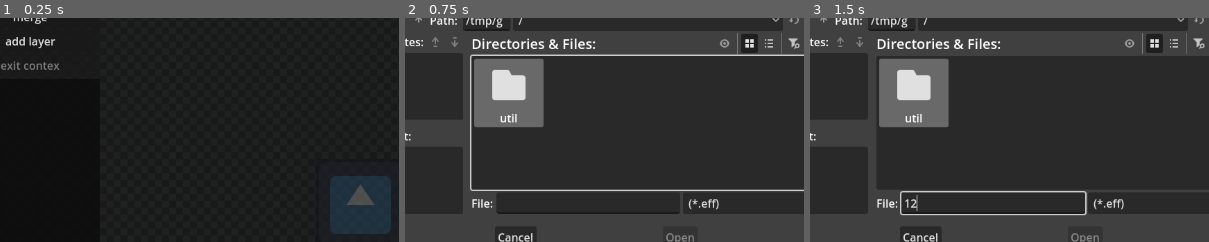
Above: before the commit, frames 1-3 (left to right).
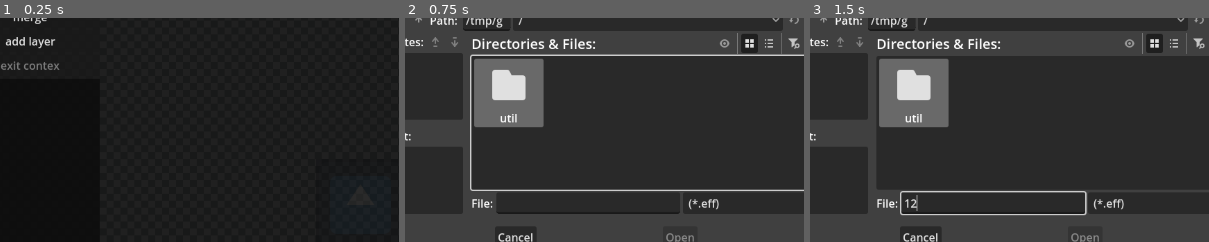
Above: after the commit, the same moments.

Repository: mable-yeah/effectinator
Game: Godot game, scene res://main.tscn
The game is run twice, just before and just after one commit, with the same random seed, the same clock (stepped at 60 frames per second) and the same inputs. The engine's default icon, where the game draws it, is replaced by a stand-in: a white triangle on a blue panel in a dark square.
Inputs (mouse positions are % of the whole screen's width and height, from its top left):
- Up to frame 1 (0.25 s): no input
- Up to frame 2 (0.75 s): click "load project" at 0.5 s
- Up to frame 3 (1.5 s): click (28, 50) at 1.27 s; type "12" at 1.35 s
The pictures show only the part of the screen within x 5-55%, y 9-59%; the shares and areas given below are measured in that part.

The runs differ from the first frame. In frame 1, 3.9% of the frame differs, in the area x 82-98%, y 70-97%; in frame 2, nothing differs; in frame 3, nothing differs.
Error in both runs: Cannot call method 'shader_create_from_spirv' on a null value. (res://util/alpha_fix.gd:9)

Commit message:
move some stuff around add //canvas_size
these changes fix shaders that do vertex stuff.
also added a dark slight transparency to the bg to show how big the actual canvas is.

blargh

Diff:
--- a/main.tscn
+++ b/main.tscn
@@ -17,25 +17,16 @@
 	texture = grid_texture
 "
 
-[sub_resource type="GDScript" id="GDScript_7mycd"]
-script/source = "extends CenterContainer
-
-func _process(_delta: float) -> void:
-	pivot_offset = size/2.0
+[sub_resource type="Shader" id="Shader_0xm2m"]
+code = "shader_type canvas_item;
+
+void fragment() {
+	COLOR = mix(COLOR,vec4(vec3(0.0),0.1),1.0 - COLOR.a);
+}
 "
 
-[sub_resource type="GDScript" id="GDScript_lquwl"]
-script/source = "extends SubViewportContainer
-
-
-func _process(_delta: float) -> void:
-	if %sprite.texture == null: return
-	var tex_size = %sprite.texture.get_size()
-	if size != tex_size:
-		size = tex_size
-		%SubViewport.size = tex_size
-	#pivot_offset = -size/2.0
-"
+[sub_resource type="ShaderMaterial" id="ShaderMaterial_lquwl"]
+shader = SubResource("Shader_0xm2m")
 
 [sub_resource type="ShaderMaterial" id="ShaderMaterial_h2yge"]
 
@@ -106,16 +97,17 @@
 	return (shader_utility.function_names + ['fragment','vertex']).has(p_keyword)
 
 func is_special(p_keyword:String) -> bool:
-	return ['include','COLOR','VERTEX','layer_name','UV','TEXTURE'].has(p_keyword)
+	return ['canvas_size','layer_name','include','COLOR','VERTEX','UV','TEXTURE'].has(p_keyword)
 
 func is_control_flow(p_keyword:String) -> bool:
 	return [\"break\",\"case\",\"continue\",\"default\",\"do\", \"else\",\"for\",\"if\",\"return\",\"switch\",\"while\"].has(p_keyword)
 
 var keyword_list =  [
 	'include',
+	'layer_name',
+	'canvas_size',
 	'COLOR',
 	'VERTEX',
-	'layer_name',
 	'UV',
 	'TEXTURE',
 
@@ -274,10 +266,11 @@
 
 [node name="TextureRect" type="TextureRect" parent="."]
 texture_repeat = 2
-layout_mode = 1
-anchors_preset = 15
-anchor_right = 1.0
-anchor_bottom = 1.0
+layout_mode = 0
+offset_left = 576.0
+offset_top = 324.0
+offset_right = 576.0
+offset_bottom = 324.0
 grow_horizontal = 2
 grow_vertical = 2
 mouse_filter = 2
@@ -292,13 +285,12 @@
 grow_horizontal = 2
 grow_vertical = 2
 pivot_offset = Vector2(576, 324)
-script = SubResource("GDScript_7mycd")
 
 [node name="viewport container" type="SubViewportContainer" parent="CenterContainer"]
-layout_mode = 2
-focus_mode = 0
-mouse_filter = 2
-script = SubResource("GDScript_lquwl")
+material = SubResource("ShaderMaterial_lquwl")
+layout_mode = 2
+focus_mode = 0
+mouse_filter = 2
 
 [node name="SubViewport" type="SubViewport" parent="CenterContainer/viewport container"]
 unique_name_in_owner = true
@@ -308,16 +300,20 @@
 size = Vector2i(2, 2)
 render_target_update_mode = 4
 
-[node name="sprite" type="TextureRect" parent="CenterContainer/viewport container/SubViewport"]
+[node name="Container" type="Control" parent="CenterContainer/viewport container/SubViewport"]
+layout_mode = 3
+anchors_preset = 8
+anchor_left = 0.5
+anchor_top = 0.5
+anchor_right = 0.5
+anchor_bottom = 0.5
+grow_horizontal = 2
+grow_vertical = 2
+
+[node name="sprite" type="Sprite2D" parent="CenterContainer/viewport container/SubViewport/Container"]
 unique_name_in_owner = true
 material = SubResource("ShaderMaterial_h2yge")
-anchors_preset = 15
-anchor_right = 1.0
-anchor_bottom = 1.0
-grow_horizontal = 2
-grow_vertical = 2
 texture = ExtResource("2_h2yge")
-stretch_mode = 4
 
 [node name="codepanel" type="HSplitContainer" parent="."]
 custom_minimum_size = Vector2(500, 0)
--- a/main_scene.gd
+++ b/main_scene.gd
@@ -117,7 +117,6 @@
 			if FileAccess.get_open_error() != OK:
 				print(error_string(FileAccess.get_open_error()))
 				return
-			set_context()
 			for layer in layers:
 				layer.queue_free()
 			layers.clear()
@@ -139,7 +138,7 @@
 				layer = JSON.parse_string(layer)
 				if !(layer is Dictionary): continue
 				instance_layer(layer)
-
+			set_context()
 	)
 
 
@@ -185,6 +184,7 @@
 
 	var texture = ImageTexture.create_from_image(image)
 	%sprite.texture = texture
+	apply_shader()
 
 func save_image(path):
 	var image:Image = %sprite.texture.get_image()
@@ -201,9 +201,9 @@
 
 
 func _process(_delta: float) -> void:
+	$CenterContainer.pivot_offset = $CenterContainer.size/2.0
 	%reset.disabled = last_index == -1
 	DisplayServer.window_set_title(monitor())
-
 
 func monitor() -> String:
 	var MEM_PEAK = OS.get_static_memory_peak_usage()
@@ -216,6 +216,7 @@
 
 
 func apply_shader(shader_code:String = current_code,idx:int = last_index):
+	%SubViewport.size = get_canvas_size()
 	%sprite.material = ShaderLoader.define_shader(shader_code)
 	if idx >= 0:
 		var layer = layers.get(idx)
@@ -261,6 +262,29 @@
 	return layer_name
 
 
+func get_canvas_size():
+	if %sprite.texture == null: return Vector2.ZERO
+	var canvas_size = %sprite.texture.get_size()
+
+	if !current_code.contains('canvas_size'): return canvas_size
+
+	var regex = RegEx.new()
+	regex.compile("\\/\\/canvas_size = \\[(\\d+(\\.?\\d+?)?),(\\d+(\\.?\\d+?)?)\\]")
+
+	var r_match = regex.search(current_code)
+
+	if r_match != null:
+		var string:String = r_match.strings[0]
+		var start = string.find('[') ; var end = string.find(']')
+
+		if (start == -1) || (end == -1): return canvas_size
+		string = string.substr(start,end)
+
+		var parse = JSON.parse_string(string)
+		canvas_size *= Vector2(parse[0],parse[1])
+	return clamp(canvas_size,Vector2.ZERO,Vector2(4096,4096))
+
+
 func _unhandled_input(event: InputEvent) -> void:
 	var vector = $CenterContainer.scale
 
Not shown, changed: .gitignore
Not shown, changed: README.md
